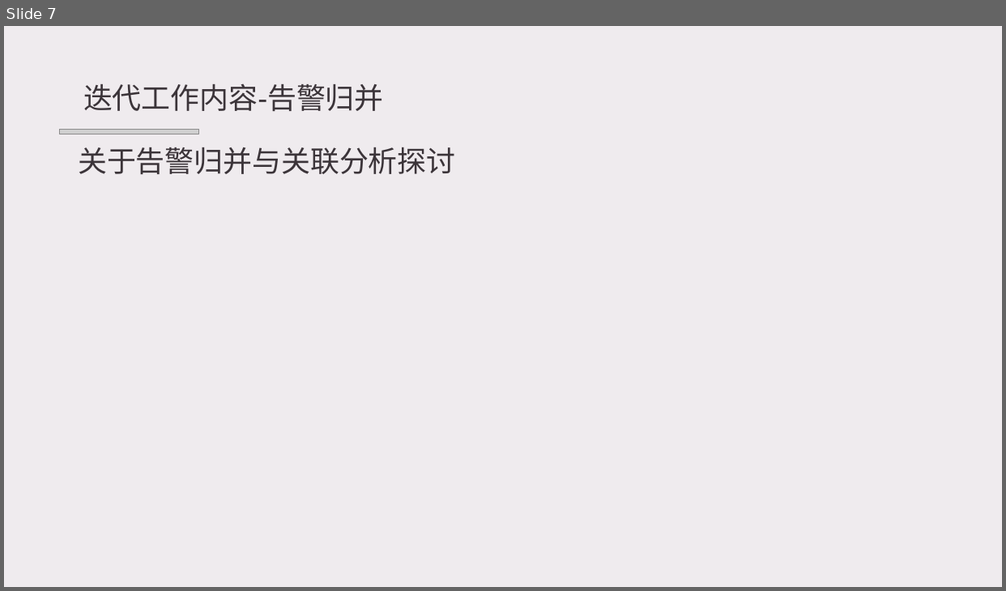
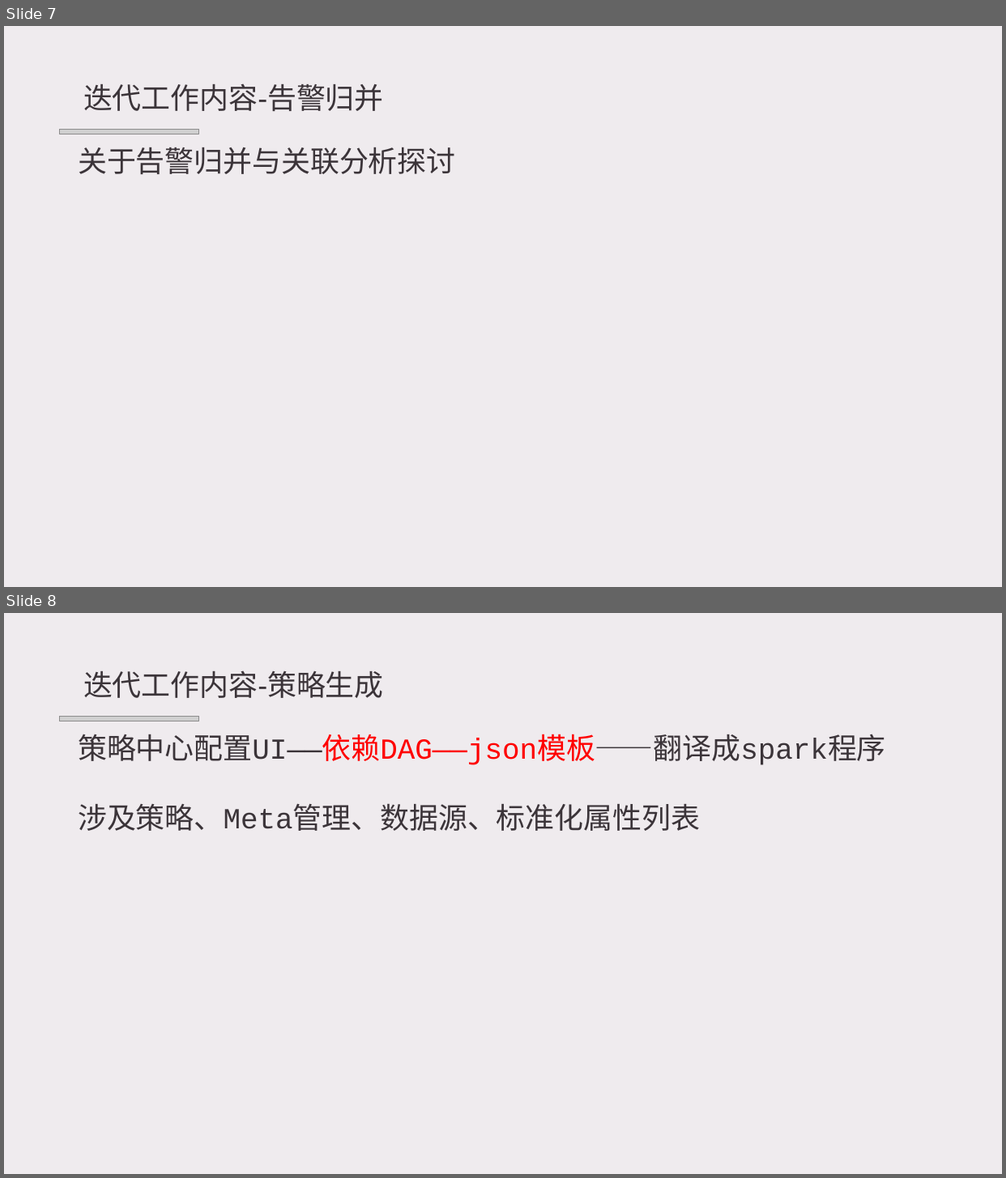
Before and after one commit to lkpnotice/lkptest2, a slide deck: 入职总结-坤极.pptx. Shown one above the other, each under a label of ours: slide 7 before the commit, slides 7 and 8 after it. The pictures are 1006x591 and 1006x1178 pixels, drawn with LibreOffice and Linux fonts; fonts in the diff are those of the drawing; grey boxes stand for pictures; background and template pictures are left out. Boxes give left, top, right and bottom in pixels: in the first picture for what was removed or moved away, otherwise in the second. Text is boxed around its words. In the diff, an @@ line names an element or a change of style, - is before the commit and + after.

```diff
--- a/入职总结-坤极.pptx
+++ b/入职总结-坤极.pptx
@@ slide 8 added at [4, 613, 1002, 1174], background picture (left out) @@
@@ text added at [83, 671, 384, 698], 28 pt, text #3B3439 @@
+迭代工作内容-策略生成
@@ picture added at [59, 717, 198, 722] @@
@@ text added at [78, 734, 886, 831], 28 pt, text #3B3439 @@
+策略中心配置UI——依赖DAG——json模板——翻译成spark程序
+涉及策略、Meta管理、数据源、标准化属性列表
```
Also in this commit, not shown: 1 slide changed, 7 other slides added.
